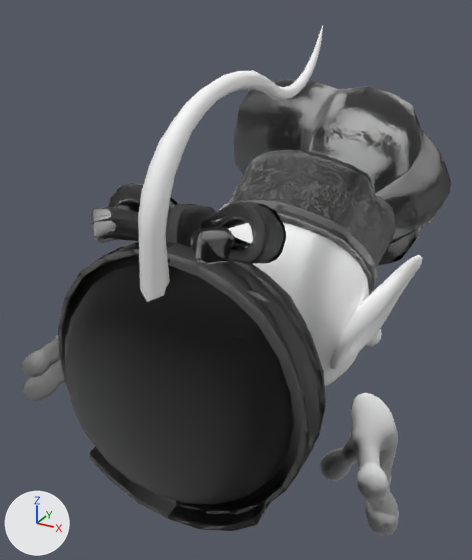
The FBX model Project/ContentsResources/Mesh/Object/Player/AlienGreen/AlienGreen_Fall.fbx: old version first, new version second.
Rendered twice from a camera (50 mm lens) standing at (-0.0629, -0.0108, 0.082) and looking at (-0.0735, 0.0084, 0.0724). Arrows for +X, +Y and +Z are at lower left; the lights stay in place. Where no turn or scale is listed for an object, it has been applied to the vertices. Vertices at the same position are counted once.

Objects in the first picture: 'Body', 'Chef_Alien_Green', 'Hand_Open_L', 'Hand_Open_R', 'Hat_Fancy', 'Tail 4'.
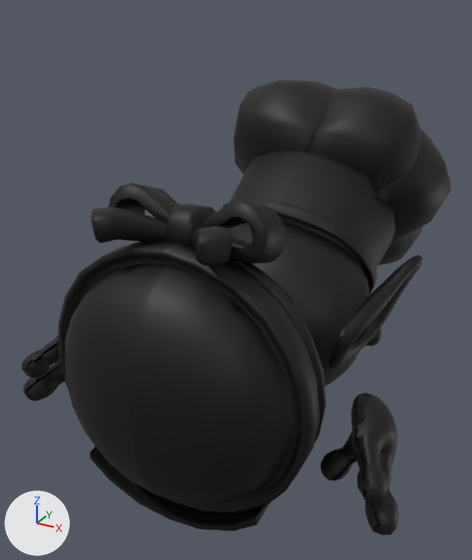
What changed in the scene script:
```text
Add mat_mat_chef_clothes_004:
    mat_mat_chef_clothes_004 = principled_material('mat_chef_clothes.004')
    mat_mat_chef_clothes_004.base_color = (0.0, 0.0, 0.0)  # black #000000
    mat_mat_chef_clothes_004.roughness = 0.553
Add mat_mat_chef_hat_fancy_004:
    mat_mat_chef_hat_fancy_004 = principled_material('mat_chef_hat_fancy.004')
    mat_mat_chef_hat_fancy_004.base_color = (0.0, 0.0, 0.0)  # black #000000
    mat_mat_chef_hat_fancy_004.roughness = 0.553
Add mat_mat_chef_head_alien_green_004:
    mat_mat_chef_head_alien_green_004 = principled_material('mat_chef_head_alien_green.004')
    mat_mat_chef_head_alien_green_004.base_color = (0.0, 0.0, 0.0)  # black #000000
    mat_mat_chef_head_alien_green_004.roughness = 0.553
Change me_mesh_005:
    where me_mesh_005.from_pydata(...)  # 473 vertices, 942 faces; spans x -0.00415..0.00496, y 0.00818..0.01774, z -0.0017..0.00767
    used by ob_hat_fancy; location = (-0.0726, 0.00085, 0.0712)
    me_mesh_005 part 4: 942 faces spanning x -0.00415..0.00496, y 0.00818..0.01774, z -0.0017..0.00767 switch from mat_mat_chef_hat_fancy to mat_mat_chef_hat_fancy_004 (black #000000)
Change me_mesh_003:
    where me_mesh_003.from_pydata(...)  # 670 vertices, 1336 faces; spans x 0.00404..0.00694, y 0.0017..0.00502, z -0.00305..0.00008
    used by ob_hand_open_r; location = (-0.0726, 0.00085, 0.0712)
    me_mesh_003 part 1: 1336 faces spanning x 0.00404..0.00694, y 0.0017..0.00502, z -0.00305..0.00008 switch from mat_mat_chef_head_alien_green (white #ffffff) to mat_mat_chef_head_alien_green_004 (black #000000)
Change me_mesh_001:
    where me_mesh_001.from_pydata(...)  # 1630 vertices, 3212 faces; spans x -0.00503..0.00503, y 0.00556..0.01316, z -0.00349..0.00344
    used by ob_chef_alien_green; location = (-0.0726, 0.00085, 0.0712)
    me_mesh_001 part 3: 3212 faces spanning x -0.00503..0.00503, y 0.00556..0.01316, z -0.00349..0.00344 switch from mat_mat_chef_head_alien_green (white #ffffff) to mat_mat_chef_head_alien_green_004 (black #000000)
Change me_mesh_002:
    where me_mesh_002.from_pydata(...)  # 670 vertices, 1336 faces; spans x -0.00656..-0.00365, y 0.00166..0.00498, z -0.00284..0.00029
    used by ob_hand_open_l; location = (-0.0726, 0.00085, 0.0712)
    me_mesh_002 part 2: 1336 faces spanning x -0.00656..-0.00365, y 0.00166..0.00498, z -0.00284..0.00029 switch from mat_mat_chef_head_alien_green (white #ffffff) to mat_mat_chef_head_alien_green_004 (black #000000)
Change me_mesh:
    where me_mesh.from_pydata(...)  # 1244 vertices, 2368 faces; spans x -0.00445..0.00441, y -0.00006..0.00643, z -0.00466..0.00578
    used by ob_body; location = (-0.0726, 0.00085, 0.0712)
    me_mesh part 5: 2368 faces spanning x -0.00445..0.00441, y -0.00006..0.00643, z -0.00466..0.00578 switch from mat_mat_chef_clothes to mat_mat_chef_clothes_004 (black #000000)
Remove ob_tail_4:
    ob_tail_4 = bpy.data.objects.new('Tail 4', me_mesh_004)
    ob_tail_4.location = (-0.0726, 0.00085, 0.0712)
```

Boxes [x1, y1, x2, y2] around the edits, measured in the pictures (472 x 560 px):
'Tail 4', deleted
    before: [138, 25, 323, 302]
part 1 of me_mesh_003, recoloured (white to black)
    both: [320, 393, 399, 535]
part 2 of me_mesh_002, recoloured (white to black)
    both: [22, 335, 65, 401]
part 3 of me_mesh_001, recoloured (white to black)
    both: [228, 222, 423, 386]
part 4 of me_mesh_005, recoloured (white to black)
    both: [221, 80, 447, 295]
part 5 of me_mesh, recoloured
    both: [58, 183, 326, 531]
